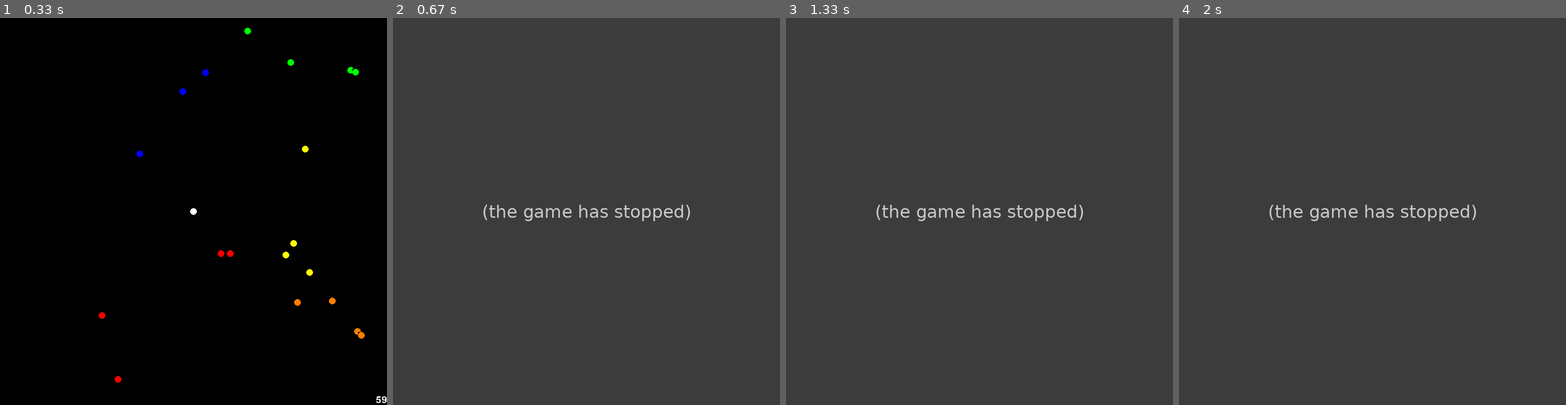
Above: before the commit, frames 1-4 (left to right).
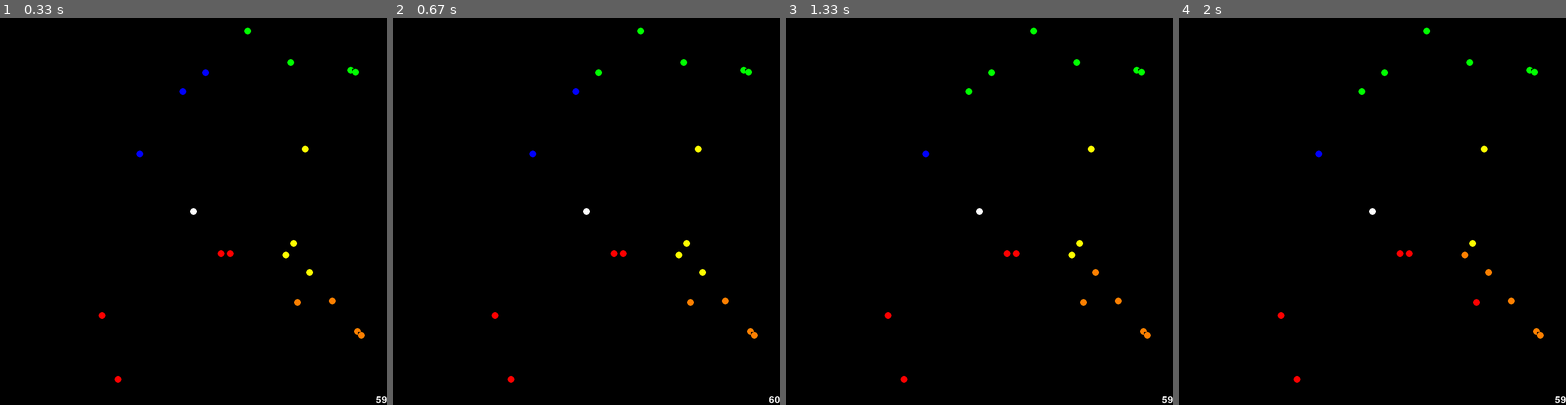
Above: after the commit, the same moments.

Repository: jnash10/Cost-constrained-multiple-TSP
Game: pygame game, started from general_line_division.py
The game is run twice, just before and just after one commit, with the same random seed, the same clock (stepped at 60 frames per second) and the same inputs.
Inputs:
- Up to frame 1 (0.33 s): no input
- Up to frame 2 (0.67 s): tap Enter at 0.33 s
- Up to frame 3 (1.33 s): tap Enter at 0.67, 1.07 s
- Up to frame 4 (2 s): tap Enter at 1.37, 1.57 s

Frame 1 is identical in both runs. In frame 2, 100% of the frame differs, in the area x 0-100%, y 0-100%; in frame 3, 100%; in frame 4, 100%.
Error before the commit: TypeError: 'NoneType' object is not callable (pygame_display.py line 105); the game stopped at 0.38 s (later frames are placeholders)

Commit message:
Pressing 'return' key will move a random place on either end of a sector into the neighbouring sector.

Diff:
--- a/general_line_division.py
+++ b/general_line_division.py
@@ -38,7 +38,7 @@
     return (point1[0]-point2[0]) ** 2 + (point1[1]-point2[1]) ** 2
 
 class Place(Node):
-    place_color = RED
+    place_color = GREY
 
     def __init__(self, place_position):
         super().__init__(place_position, self.place_color)
@@ -85,10 +85,48 @@
             place.change_color(self.sector_color)
 
     def calculate_sector_weight(self):
+        # NOTE: When modifiying this function, also modify functions 'add_place' and 'remove_place'
         self.sector_weight = 0
 
         for place in self.places_in_sector:
             self.sector_weight += place.place_weight
+
+    def add_place(self, place: Place):
+        if place in self.places_in_sector:
+            raise Exception("Place being added is already in this sector.")
+
+        place_to_clockwise = place.first_place_clockwise
+        place_to_anticlockwise = place.first_place_anticlockwise
+
+        if place_to_anticlockwise == self.places_in_sector[0]:
+            self.first_place = place
+            self.places_in_sector.insert(0, place)
+
+        elif place_to_clockwise  == self.places_in_sector[-1]:
+            self.last_place = place
+            self.places_in_sector.insert(len(self.places_in_sector), place)
+
+        else:
+            raise Exception("Place being added is not neighbouring a place on either end of self.places_in_sector")
+
+        place.change_color(self.sector_color)
+
+    def remove_place(self, place: Place):
+        if place not in self.places_in_sector:
+            raise Exception("Place being removed is not in this sector.")
+
+        if place == self.places_in_sector[0]:
+            self.places_in_sector.pop(0)
+            self.first_place = self.places_in_sector[0]
+
+        elif place == self.places_in_sector[-1]:
+            self.places_in_sector.pop(-1)
+            self.last_place = self.places_in_sector[-1]
+
+        else:
+            raise Exception("Place being removed is not in either end of self.places_in_sector")
+
+        place.change_color(Place.place_color)
 
 class SortedQueue:
 
@@ -178,8 +216,18 @@
     second_place_index = points_sorted_by_angle_index[-1]
     sectors.append(Sector(places[first_place_index-1], places[second_place_index-1]))
 
+    return sectors
+
+def move_place_between_sectors(place_being_moved, original_sector, final_sector):
+    original_sector.remove_place(place_being_moved)
+    final_sector.add_place(place_being_moved)
+
+def switch_over_one_random_place():
+    i = random.randint(1, number_of_sectors-1)
+    move_place_between_sectors(sectors[i].first_place, sectors[i], sectors[i-1])
+
 def initialise():
-    global hub_position
+    global number_of_nodes, number_of_sectors, hub_position, sectors
 
     if DEBUG:
         number_of_nodes = 20
@@ -204,8 +252,9 @@
 
     sectors = initialise_sectors(places, points_sorted_by_angle_index, number_of_sectors, number_of_nodes)
 
-    # Triggering function draw_next_line whenever return key is pressed
-    custom_events_by_key_press[pygame.K_RETURN] = None
+    # Triggering function switch_over_one_random_place whenever return key is pressed
+    # This function will move a random place on either end of a sector into the neighbouring sector
+    custom_events_by_key_press[pygame.K_RETURN] = switch_over_one_random_place
 
 # endregion
 
--- a/pygame_display.py
+++ b/pygame_display.py
@@ -25,6 +25,7 @@
     FONT = pygame.font.Font(None, 30)
 
 BLACK = (0, 0, 0)
+GREY = (127, 127, 127)
 WHITE = (255, 255, 255)
 RED = (255, 0, 0)
 ORANGE = (255, 127, 0)
